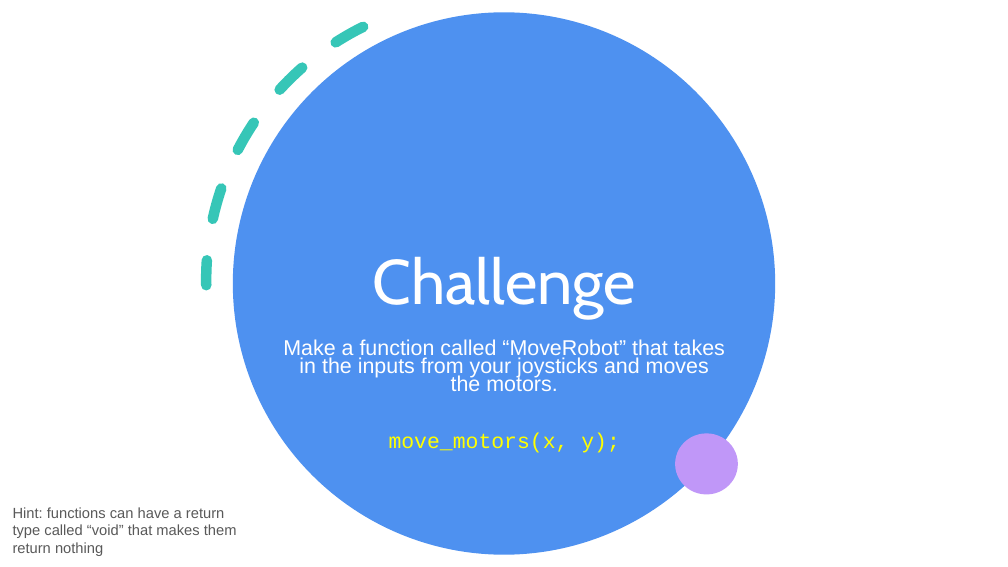
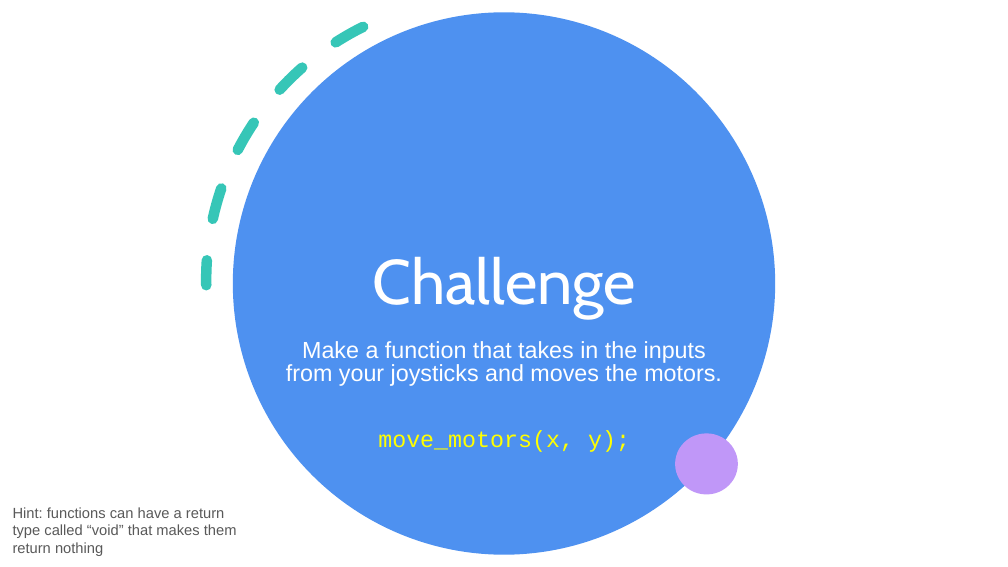
Before and after one commit to terrapinrobotics/code-camp-presentations, a slide deck: slide 27 of VEX Camp Day 1.pptx. Drawn at 1008x567 pixels with LibreOffice and Linux fonts; fonts in the diff are those of the drawing. Boxes give left, top, right and bottom in pixels: in the first picture for what was removed or moved away, otherwise in the second. Text is boxed around its words. In the diff, an @@ line names an element or a change of style, - is before the commit and + after.

```diff
--- a/VEX Camp Day 1.pptx
+++ b/VEX Camp Day 1.pptx
@@ text at (286,341,722,386): text changed; size 20.4 to 22.2 pt @@
-Make a function called “MoveRobot” that takes in the inputs from your joysticks and moves the motors.
+Make a function that takes in the inputs from your joysticks and moves the motors.
@@ text at (378,430,630,452): size 20.4 to 22.2 pt in "move_motors(x, y);"; line spacing 0.7 to 0.8 @@
```
Also in this commit, not shown: 5 other slides changed, 2 other files.
